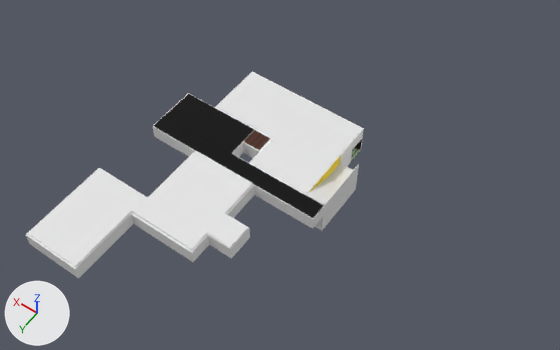
Before and after pictures for a commit that changed the Blender file escenarios/Dormitorio_viejo.blend.
The view is the same before and after, from a 50 mm lens placed at (-72.9, 74.8, 115.6), pointed at (-23.2, 5.2, 6.2). Every picture has the same lights, and +X, +Y and +Z are marked at lower left. The picture after the commit comes second.
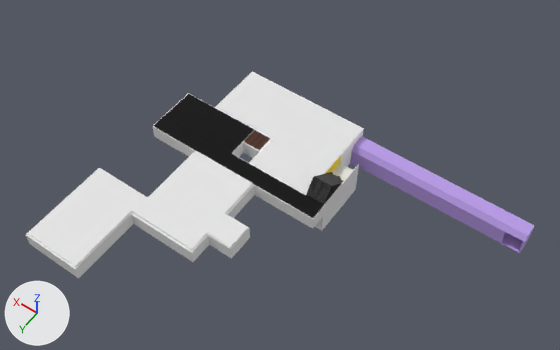
Pixel boxes [x1, y1, x2, y2] of what changed, in the pictures (560 x 350 px):
'Cube.016', added (purple)
    after: [350, 136, 534, 253]
'Cube.009', reshaped, moved, turned, rescaled
    before: [306, 176, 342, 205]
    after: [306, 172, 343, 205]

Diff of the bpy script that builds the scene:
```diff
--- a/escenarios/Dormitorio_viejo.blend.py
+++ b/escenarios/Dormitorio_viejo.blend.py
@@ img_piedra_png @@
+img_piedra_png = load_image('piedra.png', '../texturas/piedra.png', 1024, 1024, 'sRGB')
@@ mat_material_060 @@
+mat_material_060 = principled_material('Material.060')
+mat_material_060.texture = img_piedra_png
+mat_material_060.roughness = 1.0
@@ mat_material_059 @@
+mat_material_059 = principled_material('Material.059')
+mat_material_059.base_color = (0.0, 0.0, 0.0)  # black #000000
+mat_material_059.roughness = 1.0
@@ mat_material_058 @@
+mat_material_058 = principled_material('Material.058')
+mat_material_058.base_color = (0.482, 0.326, 0.8)  # purple #b89be7
@@ me_cube_010 @@
 # used by ob_cube_009; location = (-29.8, -2.4, -0.5); scale = (1.86, 2.03, 0.148)
-me_cube_010.from_pydata(...)  # 8 vertices, 6 faces; spans x -1.0..1.0, y -0.9..3.0, z -1.0..19.8
-me_cube_010.materials.append(mat_material_033)  # white #e7e7e7
+me_cube_010.from_pydata(...)  # 30 vertices, 36 faces; spans x -1.0..1.0, y -1.0..3.1, z -1.0..25.8
+# me_cube_010 part 1
+# 4 faces are deleted
+# 22 vertices are added at x -1.0..1.0, y -1.0..3.1, z -1.0..25.8
+# 10 new faces join them, mat_material_059 (black #000000)
+# 4 new faces join them, mat_material_034 (picture img_techo_pasadizo_png_002)
+# 20 new faces join them, mat_material_060 (picture img_piedra_png)
 me_cube_010.materials.append(mat_material_034)
+me_cube_010.materials.append(mat_material_059)  # black #000000
+me_cube_010.materials.append(mat_material_060)  # picture img_piedra_png
@@ me_cube_016 @@
+me_cube_016.from_pydata(...)  # 94 vertices, 91 faces; spans x -18.2..18.2, y -4.1..0.0, z -2.5..2.3
+me_cube_016.materials.append(mat_material_058)  # purple #b89be7
@@ ob_cube_009 @@
 ob_cube_009 = bpy.data.objects.new('Cube.009', me_cube_010)
-ob_cube_009.location = (-29.8, -2.4, -0.5)
-ob_cube_009.scale = (1.86, 2.03, 0.148)
+ob_cube_009.location = (-29.8, 2.2, 1.1)
+ob_cube_009.rotation_euler = (0.677, 0.0, 0.0)  # degrees (39, 0, 0)
+ob_cube_009.scale = (1.86, -2.03, 0.148)
@@ ob_cube_016 @@
+ob_cube_016 = bpy.data.objects.new('Cube.016', me_cube_016)
+ob_cube_016.location = (-46.1, -16.3, -1.9)
+ob_cube_016.rotation_euler = (0.0, 0.0, 3.142)  # degrees (0, 0, 180)
```
